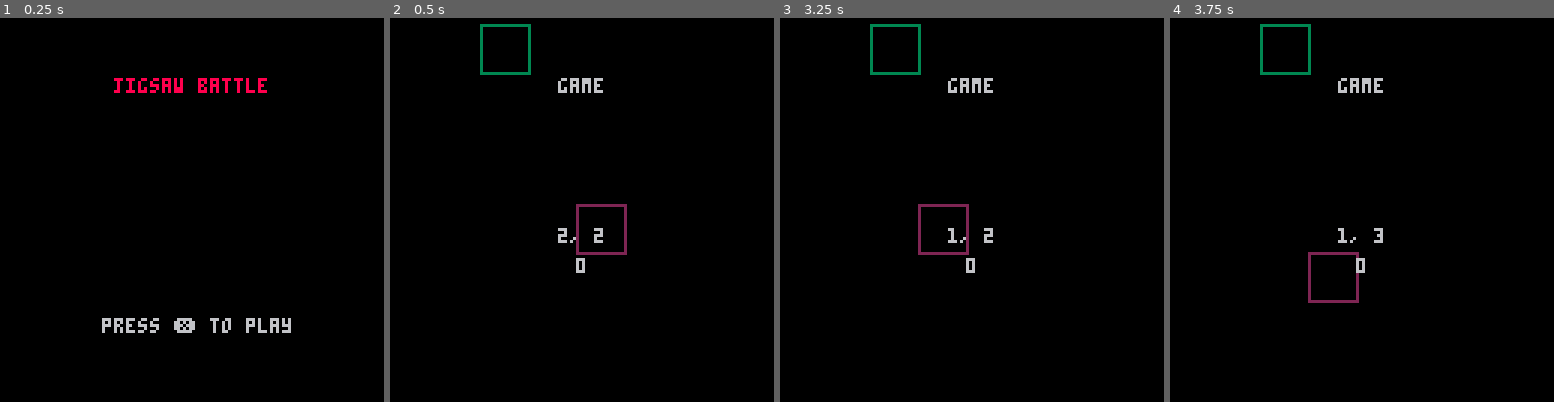
Above: before the commit, frames 1-4 (left to right).
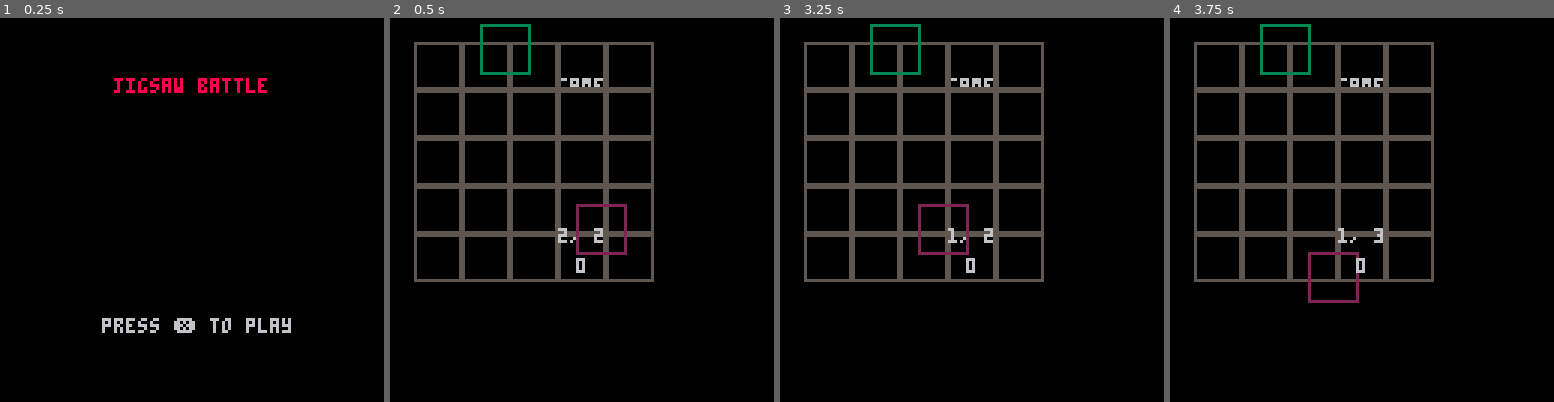
Above: after the commit, the same moments.

Repository: FelixEder/jigsaw-battle
Game: PICO-8 cartridge jigsaw-battle.p8
Two runs of this game, one before a commit and one after it. Both use one fixed random seed, a clock stepped at 60 frames per second and the inputs below.
Inputs:
- Up to frame 1 (0.25 s): no input
- Up to frame 2 (0.5 s): tap X (X key) at 0.33 s
- Up to frame 3 (3.25 s): tap X (X key) at 1.07, 1.85, 2.97 s; hold Right 1.6-2.1 s; hold Up 2.15-2.42 s; hold Right 2.47-3.03 s; hold Left from 3.08 s (still down)
- Up to frame 4 (3.75 s): release Left at 3.58 s; hold Down from 3.63 s (still down)

Frame 1 is identical in both runs. In frame 2, 9.0% of the frame differs, in the area x 6-69%, y 6-69%; in frame 3, 9.0%; in frame 4, 9.1%.

Commit message:
Add the grud

Diff:
--- a/jigsaw-battle.p8
+++ b/jigsaw-battle.p8
@@ -31,6 +31,33 @@
 
 -->8
 --grid
+grid = {}
+grid_width = 4
+grid_heigth = 4
+
+cell_size = 16
+ox = 8
+oy = 8
+
+function create_grid()
+	for y=0,grid_heigth do
+		grid[y] = {}
+		for x=0,grid_width do
+			grid[y][x] = 0
+		end
+	end
+end
+
+function draw_grid()
+	for y=0,grid_heigth do
+		for x=0,grid_width do
+			local sx = ox + x*cell_size
+			local sy = oy + y*cell_size
+			rect(sx, sy, sx+cell_size-1, sy+cell_size-1, 5)
+		end
+	end
+end
+
 -->8
 --scene_menu
 function menu_update()
@@ -52,8 +79,9 @@
 function game_init()
 		--todo set all game state
   --todo set main grid
+  create_grid()
   --todo set p1 selection row
-  grid_player = {
+  grid_cursor = {
     x = 2,
     y = 2,
   }
@@ -68,16 +96,16 @@
 
 	--todo make p1, p2 exchangeable
 	if btnp(⬆️) then
-		grid_player.y = max(0, grid_player.y - 1)
+		grid_cursor.y = max(0, grid_cursor.y - 1)
 	end
 	if btnp(⬇️) then
-		grid_player.y = min(5, grid_player.y + 1)
+		grid_cursor.y = min(5, grid_cursor.y + 1)
 	end
 	if btnp(➡️) then
-	 grid_player.x = min(5, grid_player.x + 1)
+	 grid_cursor.x = min(5, grid_cursor.x + 1)
 	end
 	if btnp(⬅️) then
-	 grid_player.x = max(0, grid_player.x - 1)
+	 grid_cursor.x = max(0, grid_cursor.x - 1)
 	end
 
 	if btnp(➡️, 1) then
@@ -91,10 +119,11 @@
 function game_draw()
 	cls()
 	printc("game", 20)
-	rect(30 + grid_player.x * 16, 30 + grid_player.y * 16, 46 + grid_player.x * 16, 46 + grid_player.y * 16, 2)
+	draw_grid()
+	rect(30 + grid_cursor.x * 16, 30 + grid_cursor.y * 16, 46 + grid_cursor.x * 16, 46 + grid_cursor.y * 16, 2)
  	rect(30 + selection_cursor * 16, 2, 46 + selection_cursor * 16, 18, 3)
 
-	printc(tostring(grid_player.x) .. ", " ..  tostring(grid_player.y), 70)
+	printc(tostring(grid_cursor.x) .. ", " ..  tostring(grid_cursor.y), 70)
 	printc(tostring(selection_cursor), 80)
 end
 -->8
